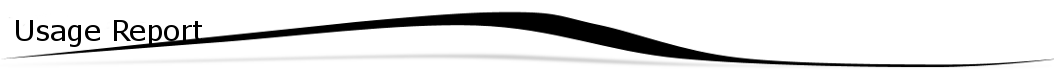
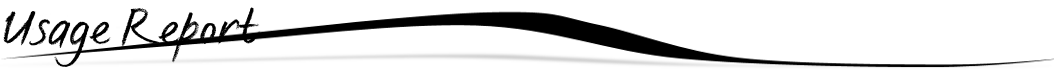
Layer changes from the first 1054 x 70 image to the second:
painted on "Usage Report" over [3, 7, 261, 67]
